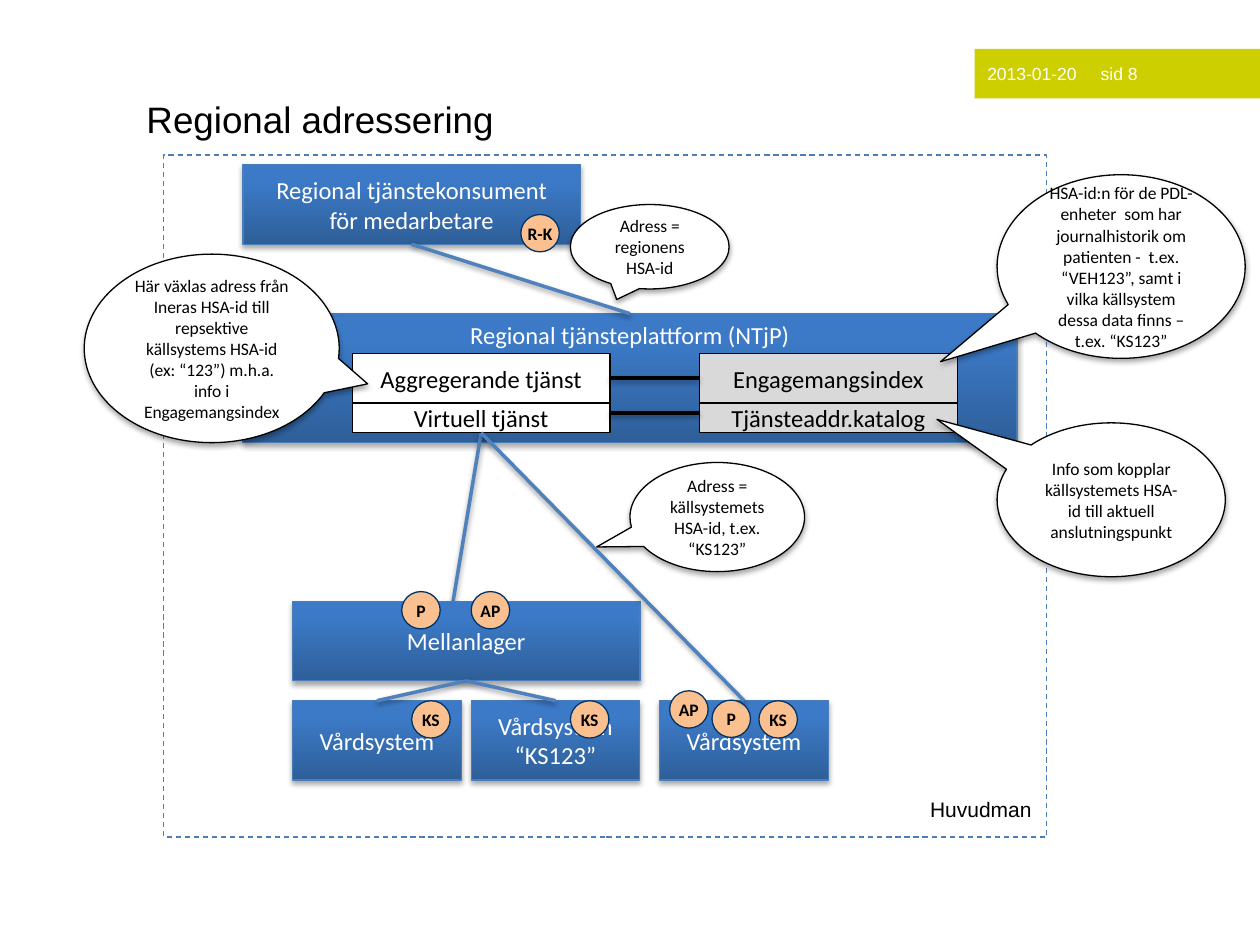
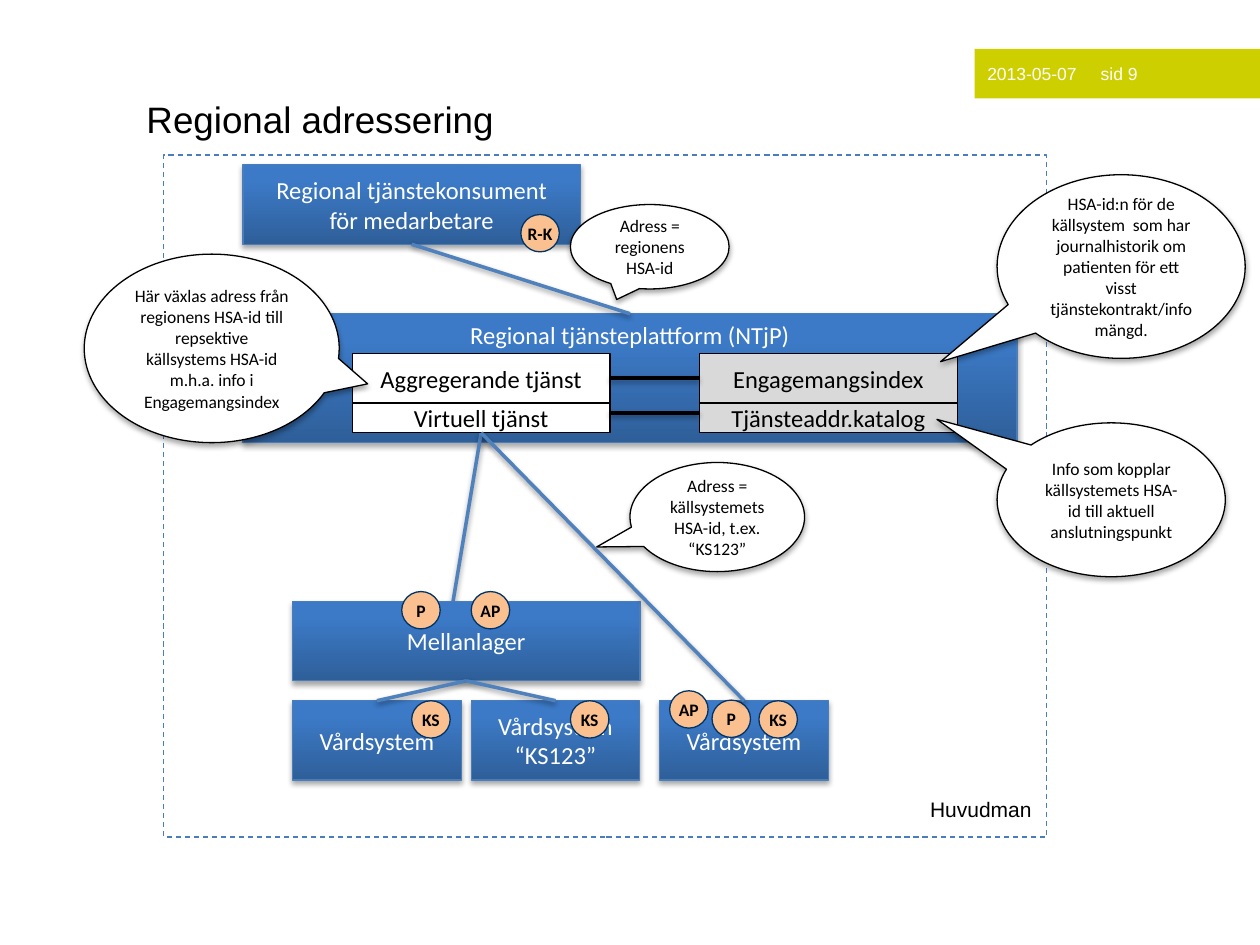
Before and after one commit to admstar/rivta, a slide deck: slide 9 of ServiceInteractions/riv/clinicalprocess/healthcond/actoutcome/trunk/docs/TD_clinicalprocess_healthcond_actoutcome.pptx (slide 8 before the commit). Drawn at 1260x945 pixels with LibreOffice and Linux fonts; fonts in the diff are those of the drawing; background and template pictures are left out. Boxes give left, top, right and bottom in pixels: in the first picture for what was removed or moved away, otherwise in the second. Text is boxed around its words. In the diff, an @@ line names an element or a change of style, - is before the commit and + after.

```diff
--- a/ServiceInteractions/riv/clinicalprocess/healthcond/actoutcome/trunk/docs/TD_clinicalprocess_healthcond_actoutcome.pptx
+++ b/ServiceInteractions/riv/clinicalprocess/healthcond/actoutcome/trunk/docs/TD_clinicalprocess_healthcond_actoutcome.pptx
@@ text in rectangle at <box>987,67,1138,80</box>: text changed @@
-2013-01-20 sid 8
+2013-05-07 sid 9
@@ text in speech bubble at <box>1050,198,1192,318</box>: text changed @@
-HSA-id:n för de PDL-enheter som har journalhistorik om patienten - t.ex. “VEH123”, samt i vilka källsystem dessa data finns – t.ex. “KS123”
+HSA-id:n för de källsystem som har journalhistorik om patienten för ett visst tjänstekontrakt/infomängd.
@@ text in speech bubble at <box>135,289,289,411</box>: text changed @@
-Här växlas adress från Ineras HSA-id till repsektive källsystems HSA-id (ex: “123”) m.h.a. info i Engagemangsindex
+Här växlas adress från regionens HSA-id till repsektive källsystems HSA-id m.h.a. info i Engagemangsindex
```
Also in this commit, not shown: 3 other slides changed, 2 slides added, 2 other files.
